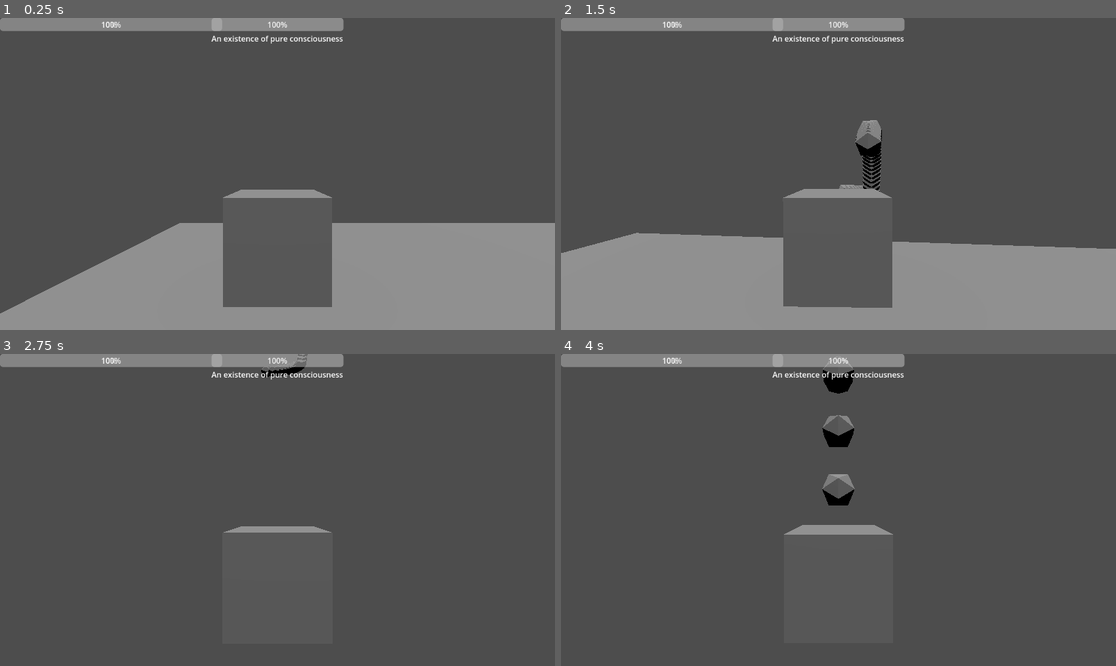
Above: before the commit, frames 1-4 (two rows, left to right).
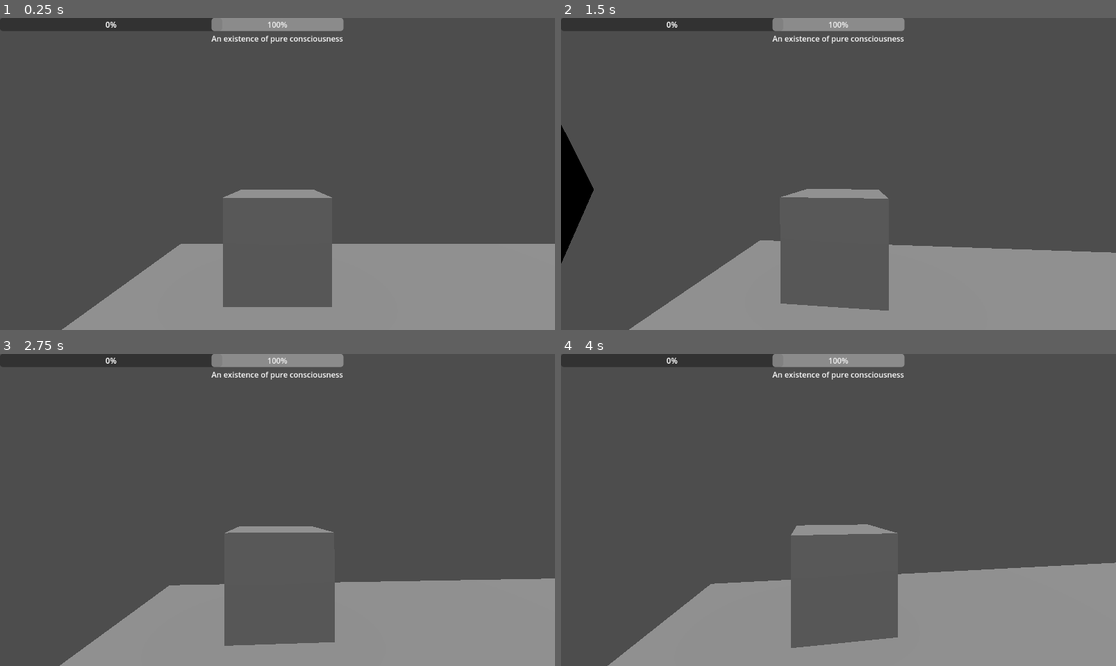
Above: after the commit, the same moments.

Repository: RavenRandomz/cube-extentialis-bossfight
Game: Godot game, scene res://testworld.tscn
The game is run twice, just before and just after one commit, with the same random seed, the same clock (stepped at 60 frames per second) and the same inputs.
Inputs (mouse positions are in pixels of both pictures, inside the frame that each line leads up to):
- Up to frame 1 (0.25 s): no input
- Up to frame 2 (1.5 s): tap Enter at 0.5 s; move the mouse to (866, 174) at 0.52 s; press the mouse at (866, 174) at 0.53 s; hold W (player_forward) from 0.53 s (still down); tap Space (player_jump) at 0.77 s; move the mouse to (810, 174) at 1.27 s; release the mouse at (810, 174) at 1.28 s; tap Shift at 1.35 s
- Up to frame 3 (2.75 s): keep holding W (player_forward); tap Space (player_jump) at 1.52 s; move the mouse to (288, 503) at 2.02 s; tap Alt at 2.1 s
- Up to frame 4 (4 s): keep holding W (player_forward); move the mouse to (832, 516) at 2.77 s; tap Ctrl at 2.85 s; click (832, 516) at 2.92 s; tap Space (player_jump) at 3.02, 3.5, 3.77 s; move the mouse to (877, 513) at 3.52 s; press the mouse at (877, 513) at 3.53 s

The runs differ from the first frame. In frame 1, 8.4% of the frame differs, in the area x 0-100%, y 0-100%; in frame 2, 12%; in frame 3, 19%; in frame 4, 23%.
Error after the commit: Parse Error: The member "health" already exists in parent class CharacterBodyEntity3D. (res://scripts/player.gd:4)

Commit message:
Create setterss and getters for CharacterBodyEntity3D

Diff:
--- a/scripts/character_body_entity_3d.gd
+++ b/scripts/character_body_entity_3d.gd
@@ -14,6 +14,12 @@
 # (A parent Entity that inherits Node3D would mean that the player body is in the Node3D)
 # That is on the scene tree. So if the player has to be moved around, the Node3D parent would have to be changed.
 # Or that node would ismply be "disembodied" while the body is transferred to moving platforms and whatnot.
+@export var health:float = 1000:
+	get:
+		return _entity.get_health()
+	set(new_health):
+		_entity.set_health(new_health)
+
 
 var _entity = Entity.new()
 
